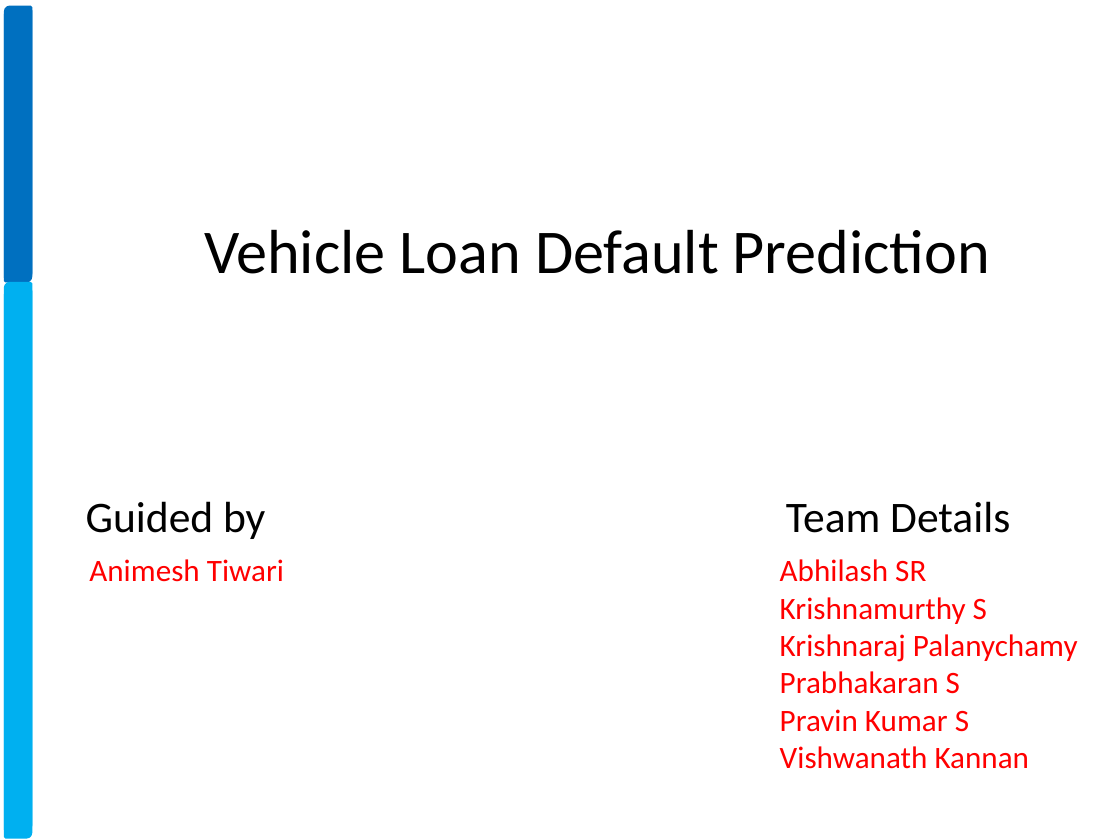
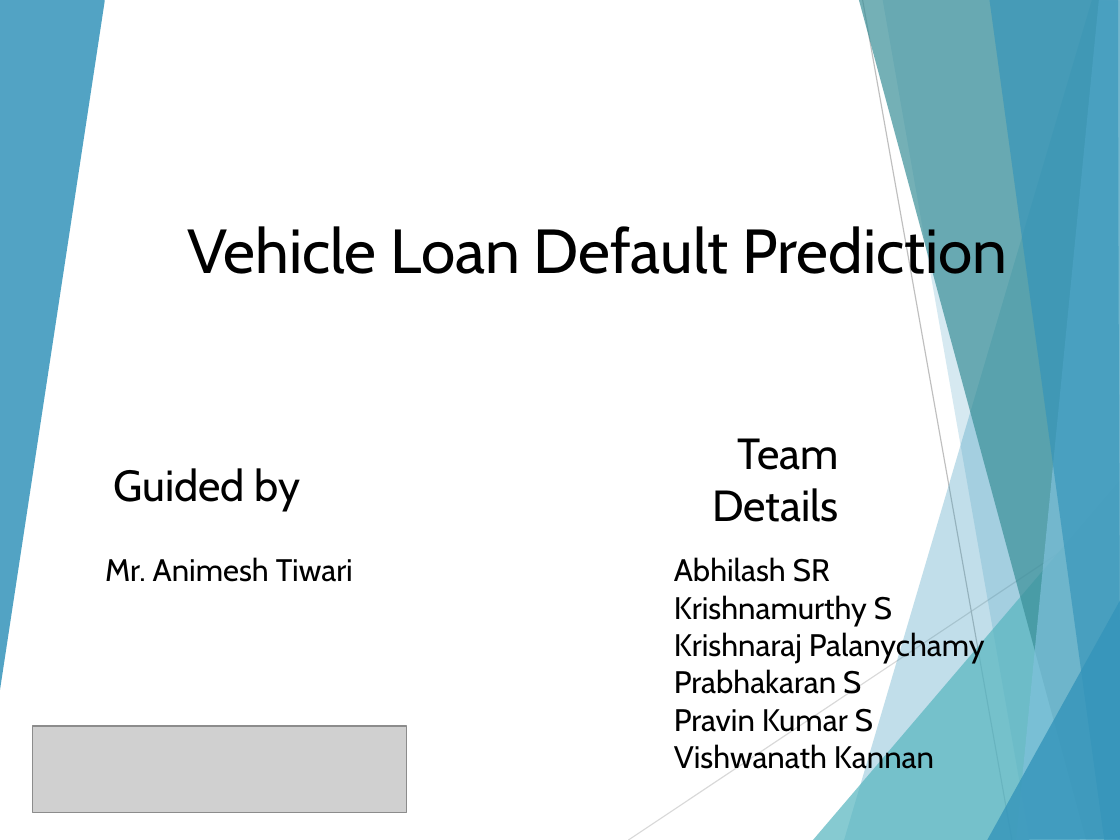
Before and after one commit to xavierigneous/Vehicle-Loan-Default-Prediction, a slide deck: slide 1 of Pravin Kumar/Vehicle Loan Default Prediction.pptx. Drawn at 1120x840 pixels with LibreOffice and Linux fonts; fonts in the diff are those of the drawing; grey boxes stand for pictures; background and template pictures are left out. Boxes give left, top, right and bottom in pixels: in the first picture for what was removed or moved away, otherwise in the second. Text is boxed around its words. In the diff, an @@ line names an element or a change of style, - is before the commit and + after.

```diff
--- a/Pravin Kumar/Vehicle Loan Default Prediction.pptx
+++ b/Pravin Kumar/Vehicle Loan Default Prediction.pptx
@@ group added at (0, 0, 1120, 840): 8 freeform shapes, 2 lines @@
@@ round diag rect removed at (6, 10, 31, 281) @@
@@ round diag rect removed at (6, 7, 31, 278) @@
@@ round diag rect removed at (6, 291, 31, 838) @@
@@ round diag rect removed at (6, 283, 31, 830) @@
@@ font Calibri to Cabin in 3 elements at (187, 220, 1008, 287), (114, 468, 301, 511), (712, 438, 839, 522) @@
@@ text "Team Details": place and size @@
-text "Team Details" at (786, 501, 1010, 533)
+text "Team Details" at (712, 438, 839, 522)
@@ text "Guided by": place and size @@
-text "Guided by" at (86, 501, 265, 539)
+text "Guided by" at (114, 468, 301, 511)
@@ text at (105, 557, 353, 582): text changed; font Calibri to Cabin; text colour #FF0000 to #000000 @@
-Animesh Tiwari
+Mr. Animesh Tiwari
@@ text "Abhilash SR": place and size @@
-text "Abhilash SR" at (780, 559, 1078, 769)
+text "Abhilash SR" at (674, 557, 985, 776)
@@ text "Abhilash SR" at (674, 557, 985, 776): font Calibri to Cabin, text colour #FF0000 to #000000 @@
@@ picture added at (32, 726, 407, 812) @@
```
Also in this commit, not shown: 15 other slides changed, 4 slides added, 1 slide removed, 4 other files.
